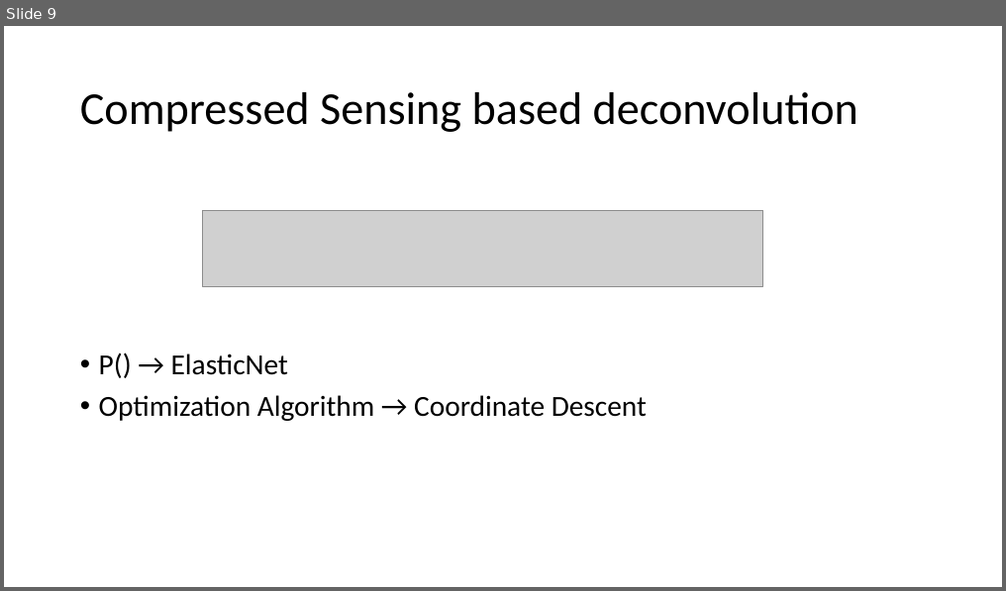
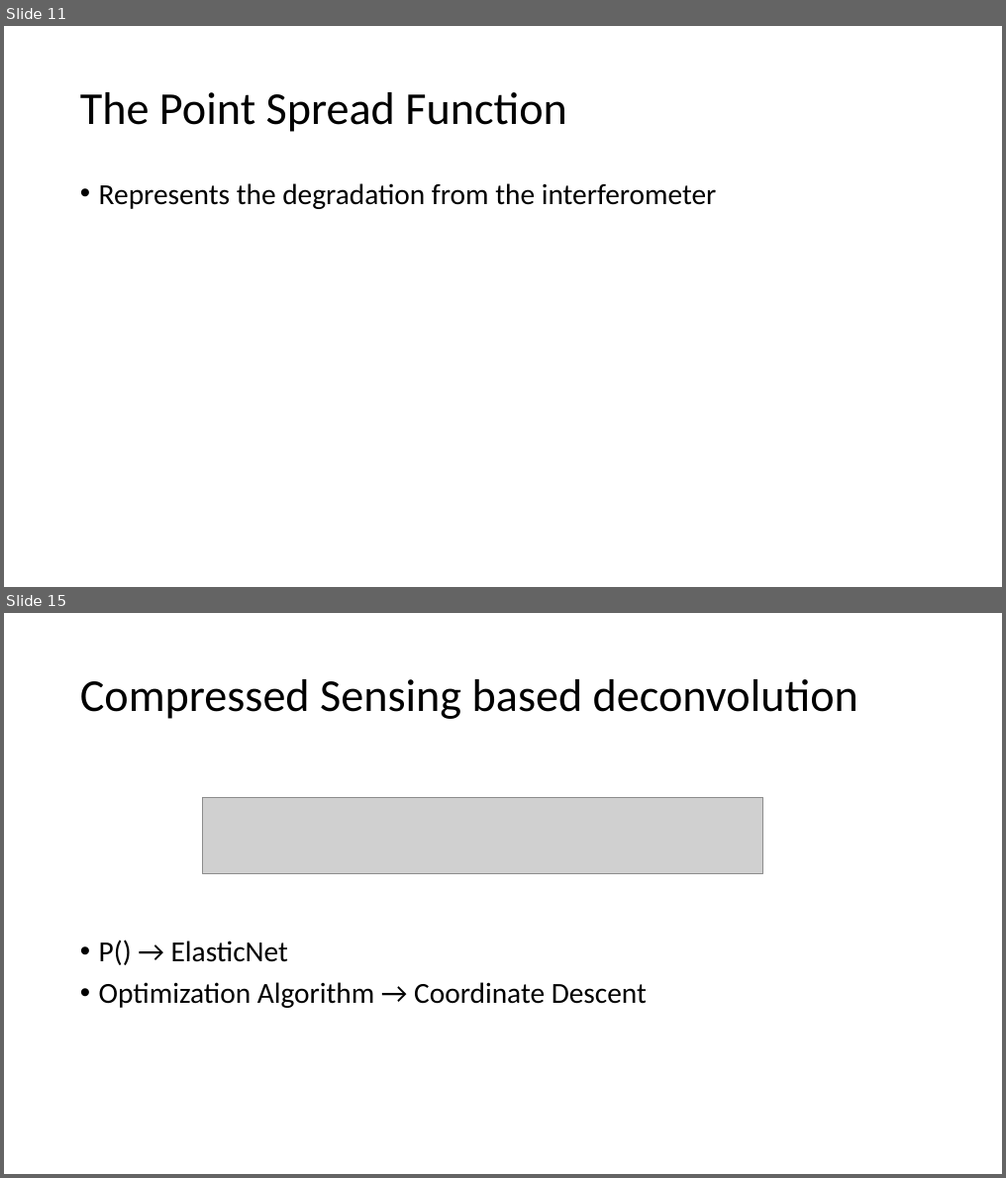
Before and after one commit to lord-blueberry/p9-doc, a slide deck: SKA-Days/Towards Distributed Image Reconstruction.pptx. Shown one above the other, each under a label of ours: slide 9 before the commit, slides 11 and 15 after it; the slides between them are not shown. The pictures are 1006x591 and 1006x1178 pixels, drawn with LibreOffice and Linux fonts; fonts in the diff are those of the drawing; grey boxes stand for pictures. Boxes give left, top, right and bottom in pixels: in the first picture for what was removed or moved away, otherwise in the second. Text is boxed around its words. In the diff, an @@ line names an element or a change of style, - is before the commit and + after.

```diff
--- a/SKA-Days/Towards Distributed Image Reconstruction.pptx
+++ b/SKA-Days/Towards Distributed Image Reconstruction.pptx
@@ slide 11 added at (x1=4, y1=26, x2=1002, y2=587), background #FFFFFF @@
@@ title added at (x1=80, y1=92, x2=567, y2=132), 44 pt, text #000000 @@
+The Point Spread Function
@@ text added at (x1=99, y1=183, x2=717, y2=209), 28 pt, text #000000 @@
+• Represents the degradation from the interferometer
@@ what was slide 9 is now slide 15 @@
```
Also in this commit, not shown: 8 slides changed, 8 other slides added, 1 slide removed, 7 other files.
